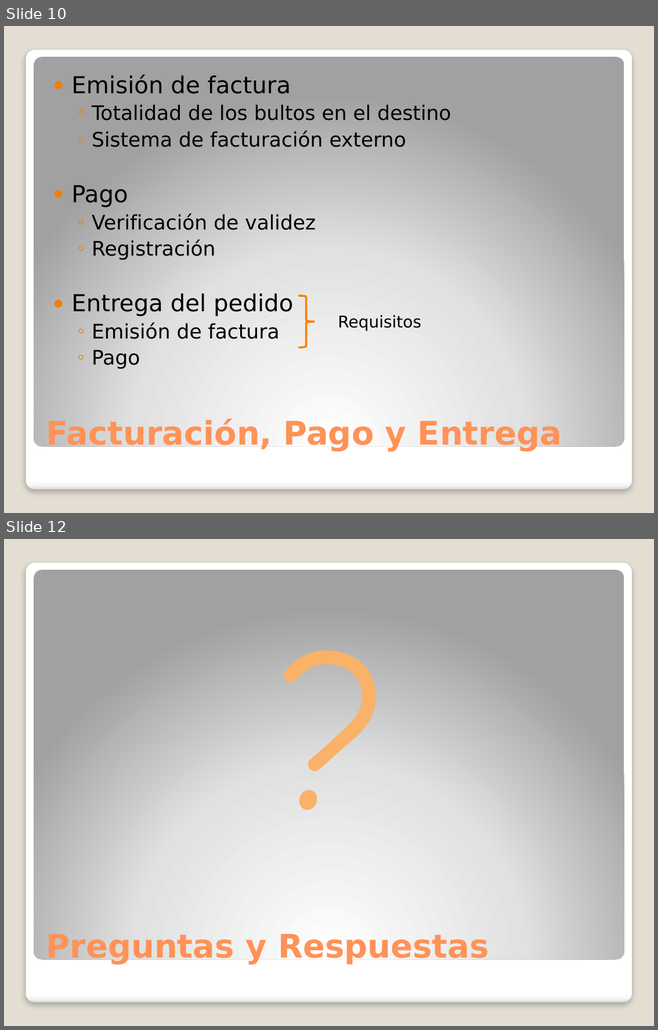
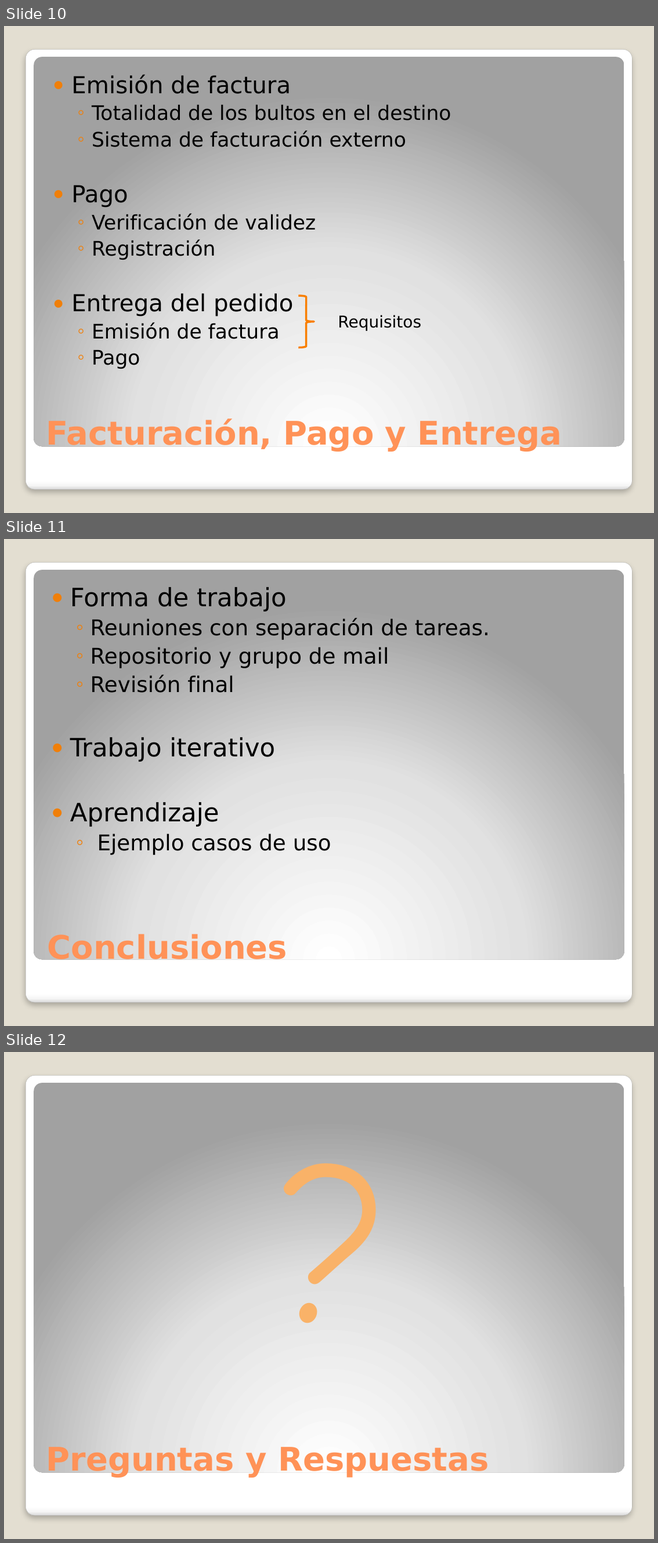
Before and after one commit to adrianachelotti/analisisdelainformacion7509, a slide deck: TodoMundo/Presentación/Presentacion.pptx. Shown one above the other, each under a label of ours: slides 10 and 12 before the commit, slides 10, 11 and 12 after it; the slides between them are not shown. The pictures are 658x1030 and 658x1543 pixels, drawn with LibreOffice and Linux fonts; fonts in the diff are those of the drawing. Boxes give left, top, right and bottom in pixels: in the first picture for what was removed or moved away, otherwise in the second. Text is boxed around its words. In the diff, an @@ line names an element or a change of style, - is before the commit and + after.

Commit message:
Presentacion: Mejorado el diagrama de actividades. Agregado estados a seguimiento Agregadas conclusiones

```diff
--- a/TodoMundo/Presentación/Presentacion.pptx
+++ b/TodoMundo/Presentación/Presentacion.pptx
@@ slide 11 added at (4, 539, 654, 1026), background #E3DED1; not listed: 2 template elements that a slide beside it also shows @@
@@ text added at (70, 587, 489, 855), 24 pt, text #000000 @@
+● Forma de trabajo
+  ◦ Reuniones con separación de tareas.
+  ◦ Repositorio y grupo de mail
+  ◦ Revisión final
+● Trabajo iterativo
+● Aprendizaje
+  ◦ Ejemplo casos de uso
@@ text added at (48, 932, 288, 960), 36 pt, text #FF9258, bold @@
+Conclusiones
```
Also in this commit, not shown: 2 slides changed, 1 slide removed, 2 other files.
